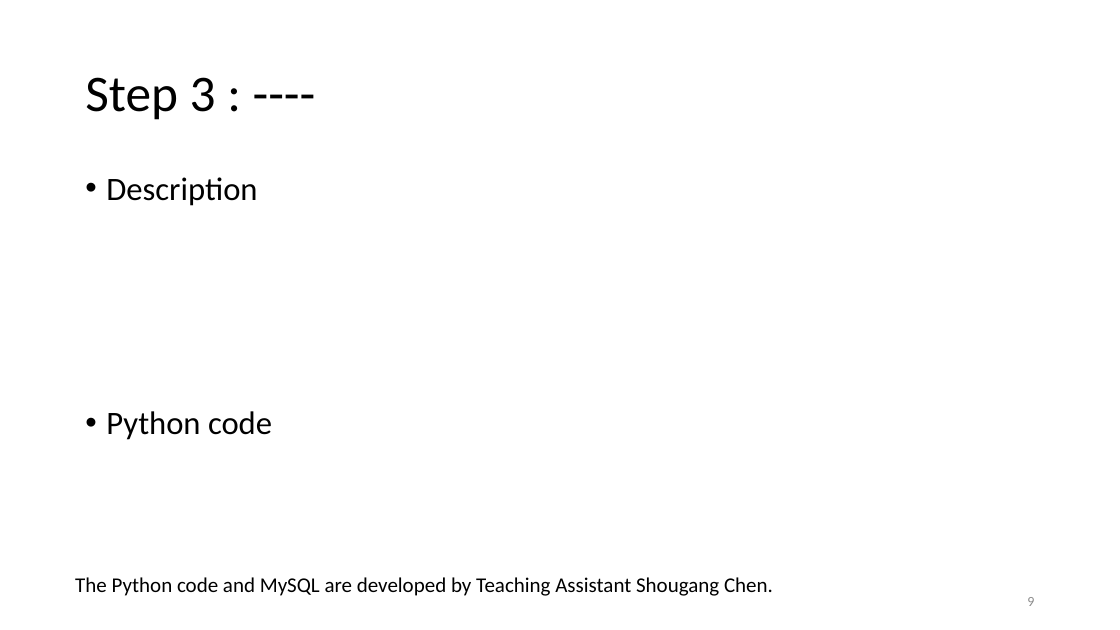
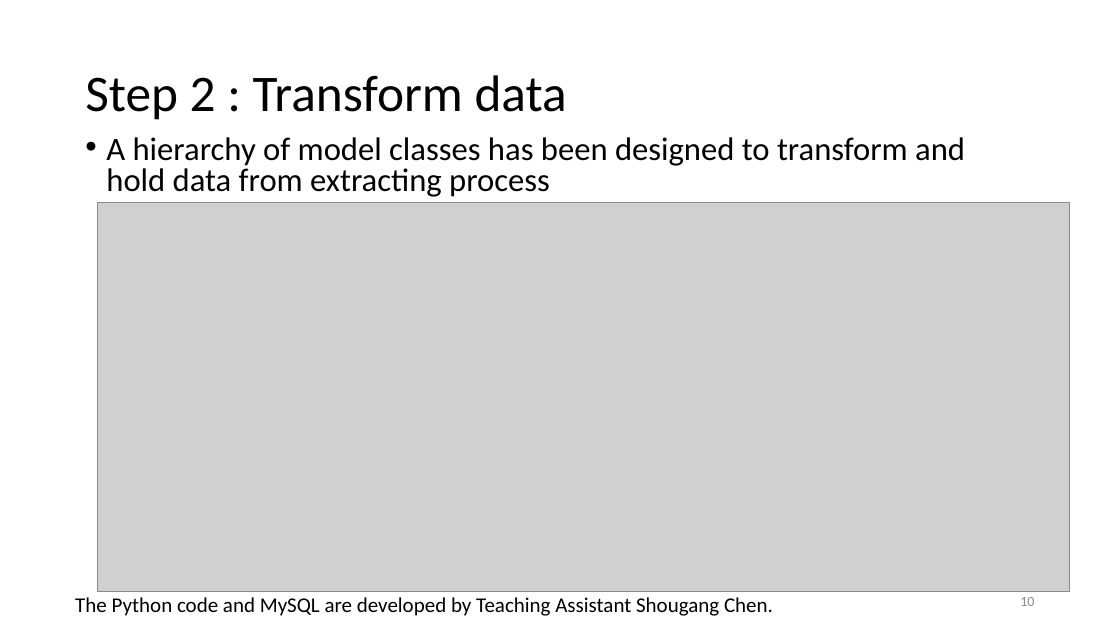
Before and after one commit to chensg/datasystems, a slide deck: slide 10 of doc/41091_etl_example_withScreenshotResults.pptx (slide 9 before the commit). Drawn at 1120x630 pixels with LibreOffice and Linux fonts; fonts in the diff are those of the drawing; grey boxes stand for pictures. Boxes give left, top, right and bottom in pixels: in the first picture for what was removed or moved away, otherwise in the second. Text is boxed around its words. In the diff, an @@ line names an element or a change of style, - is before the commit and + after.

```diff
--- a/doc/41091_etl_example_withScreenshotResults.pptx
+++ b/doc/41091_etl_example_withScreenshotResults.pptx
@@ title at bbox=[85, 75, 567, 120]: text changed @@
-Step 3 : ----
+Step 2 : Transform data
@@ text added at bbox=[106, 137, 965, 197], 28 pt, text #000000 @@
+• A hierarchy of model classes has been designed to transform and hold data from extracting process
@@ text removed at bbox=[106, 177, 272, 440] @@
-• Description
-• Python code
@@ picture added at bbox=[97, 202, 1070, 592] @@
@@ text "The Python code and MySQL ...": place and size @@
-text "The Python code and MySQL ..." at bbox=[75, 577, 773, 596]
+text "The Python code and MySQL ..." at bbox=[75, 597, 773, 616]
@@ page number at bbox=[1020, 597, 1034, 606]: text changed @@
-9
+10
```
Also in this commit, not shown: 7 other slides changed, 2 slides added, 1 slide removed, 4 other files.
